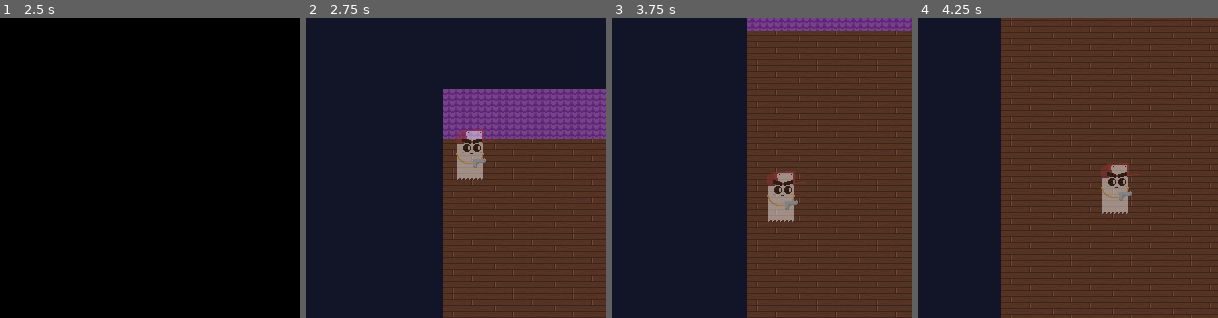
Above: before the commit, frames 1-4 (left to right).
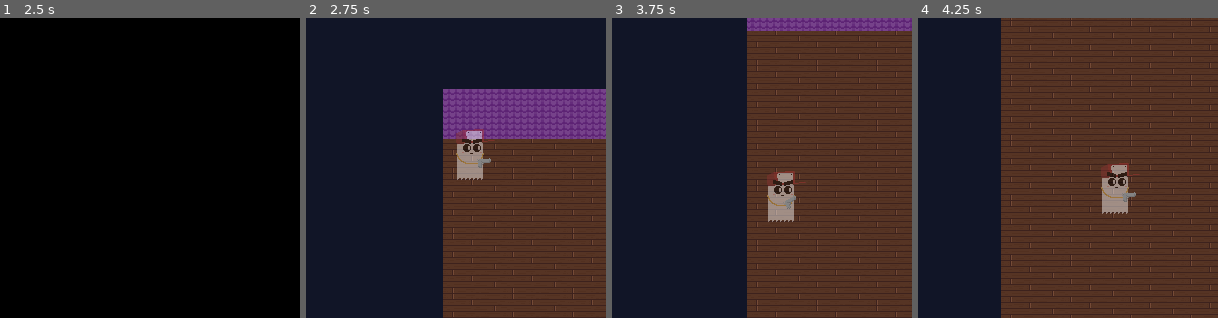
Above: after the commit, the same moments.

Repository: ljhs-games/the-shadow-puppet
Game: Godot game, scene res://TitleScreen.tscn
Same seed, same stepped clock (60 frames per second), same inputs: the game is played once before the commit and once after it.
Inputs (mouse positions are % of the whole screen's width and height, from its top left):
- Up to frame 1 (2.5 s): click "Play" at 0.5 s; click "Play" at 1.25 s; move the mouse to (72, 45) at 2.02 s; press the mouse at (72, 45) at 2.03 s; hold D (g_right) from 2.03 s (still down)
- Up to frame 2 (2.75 s): keep holding D (g_right)
- Up to frame 3 (3.75 s): move the mouse to (30, 55) at 2.77 s; release D (g_right) at 2.78 s; release the mouse at (30, 55) at 2.78 s; hold S (g_down) 2.78-3.53 s; click (30, 55) at 2.85 s; move the mouse to (60, 28) at 3.52 s; press the mouse at (60, 28) at 3.53 s; hold D (g_right) from 3.53 s (still down)
- Up to frame 4 (4.25 s): keep holding D (g_right)
The pictures show only the part of the screen within x 23-73%, y 27-77%; the shares and areas given below are measured in that part.

Frame 1 is identical in both runs. In frame 2, less than 0.1% of the frame differs, in the area x 55-62%, y 46-50%; in frame 3, less than 0.1%; in frame 4, less than 0.1%, in the area x 66-73%, y 57-62%.

Commit message:
Add gunshot and animation to gun

Diff:
--- a/src/GangstaGhost.gd
+++ b/src/GangstaGhost.gd
@@ -18,6 +18,7 @@
 var go_down = 0
 var health = 100.0 setget set_health
 var mech = 0.0 setget set_mech
+var able_to_fire = true
 
 func _ready():
 	move_accel += move_dampening
@@ -50,6 +51,11 @@
 func get_direction_vector() -> Vector2:
 	return Vector2(go_right + -go_left, go_down + -go_up)
 
+func fire():
+	if $AnimationPlayer.current_animation == "gun-bob":
+		$AnimationPlayer.play("gun-fire")
+		$AnimationPlayer.queue("gun-bob")
+
 func _input(event):
 	if event.is_action_pressed("g_right"):
 		go_right = 1
@@ -71,6 +77,8 @@
 		go_down = 1
 	elif event.is_action_released("g_down"):
 		go_down = 0
+	elif event.is_action_pressed("g_fire"):
+		fire()
 
 func set_health(new_health):
 	health = clamp(new_health, 0.0, 100.0)
--- a/src/GangstaGhost.tscn
+++ b/src/GangstaGhost.tscn
@@ -1,8 +1,9 @@
-[gd_scene load_steps=7 format=2]
+[gd_scene load_steps=8 format=2]
 
 [ext_resource path="res://GangstaGhost.gd" type="Script" id=1]
 [ext_resource path="res://Ghostie.png" type="Texture" id=2]
-[ext_resource path="res://Gun.png" type="Texture" id=3]
+[ext_resource path="res://gun-fire.wav" type="AudioStream" id=3]
+[ext_resource path="res://Gun.png" type="Texture" id=4]
 
 [sub_resource type="CapsuleShape2D" id=1]
 radius = 12.5155
@@ -28,7 +29,6 @@
 [sub_resource type="Animation" id=3]
 resource_name = "gun-fire"
 length = 0.5
-loop = true
 tracks/0/type = "value"
 tracks/0/path = NodePath("Gun/Sprite:position")
 tracks/0/interp = 1
@@ -40,6 +40,32 @@
 "transitions": PoolRealArray( 0.366022, 2.07053, 1 ),
 "update": 0,
 "values": [ Vector2( 9.89, 6.04 ), Vector2( 5.17, 6.04 ), Vector2( 9.89, 6.04 ) ]
+}
+tracks/1/type = "value"
+tracks/1/path = NodePath("Gun/Sprite:rotation_degrees")
+tracks/1/interp = 1
+tracks/1/loop_wrap = true
+tracks/1/imported = false
+tracks/1/enabled = true
+tracks/1/keys = {
+"times": PoolRealArray( 0, 0.2, 0.5 ),
+"transitions": PoolRealArray( 0.0563282, 1, 1 ),
+"update": 0,
+"values": [ 0.0, -29.0, 0.0 ]
+}
+tracks/2/type = "audio"
+tracks/2/path = NodePath("AnimationPlayer/GunFireStream")
+tracks/2/interp = 1
+tracks/2/loop_wrap = true
+tracks/2/imported = false
+tracks/2/enabled = true
+tracks/2/keys = {
+"clips": [ {
+"end_offset": 0.0,
+"start_offset": 0.0,
+"stream": ExtResource( 3 )
+} ],
+"times": PoolRealArray( 0 )
 }
 
 [node name="GangstaGhost" type="KinematicBody2D"]
@@ -54,16 +80,18 @@
 shape = SubResource( 1 )
 
 [node name="AnimationPlayer" type="AnimationPlayer" parent="."]
-autoplay = "gun-fire"
+autoplay = "gun-bob"
 anims/gun-bob = SubResource( 2 )
 anims/gun-fire = SubResource( 3 )
 
+[node name="GunFireStream" type="AudioStreamPlayer2D" parent="AnimationPlayer"]
+stream = ExtResource( 3 )
+
 [node name="Gun" type="Node2D" parent="."]
-editor/display_folded = true
 
 [node name="Sprite" type="Sprite" parent="Gun"]
 position = Vector2( 9.89, 6.04 )
-texture = ExtResource( 3 )
+texture = ExtResource( 4 )
 offset = Vector2( 4.14986, -4.64816 )
 
 [node name="Camera2D" type="Camera2D" parent="."]
--- a/src/project.godot
+++ b/src/project.godot
@@ -79,6 +79,12 @@
 , Object(InputEventKey,"resource_local_to_scene":false,"resource_name":"","device":0,"alt":false,"shift":false,"control":false,"meta":false,"command":false,"pressed":false,"scancode":16777234,"unicode":0,"echo":false,"script":null)
  ]
 }
+g_fire={
+"deadzone": 0.5,
+"events": [ Object(InputEventMouseButton,"resource_local_to_scene":false,"resource_name":"","device":0,"alt":false,"shift":false,"control":false,"meta":false,"command":false,"button_mask":0,"position":Vector2( 0, 0 ),"global_position":Vector2( 0, 0 ),"factor":1.0,"button_index":1,"pressed":false,"doubleclick":false,"script":null)
+, Object(InputEventKey,"resource_local_to_scene":false,"resource_name":"","device":0,"alt":false,"shift":false,"control":false,"meta":false,"command":false,"pressed":false,"scancode":70,"unicode":0,"echo":false,"script":null)
+ ]
+}
 
 [rendering]
 
Not shown, added: src/gun-fire.wav.import
Not shown, added: src/gun-fire.wav
